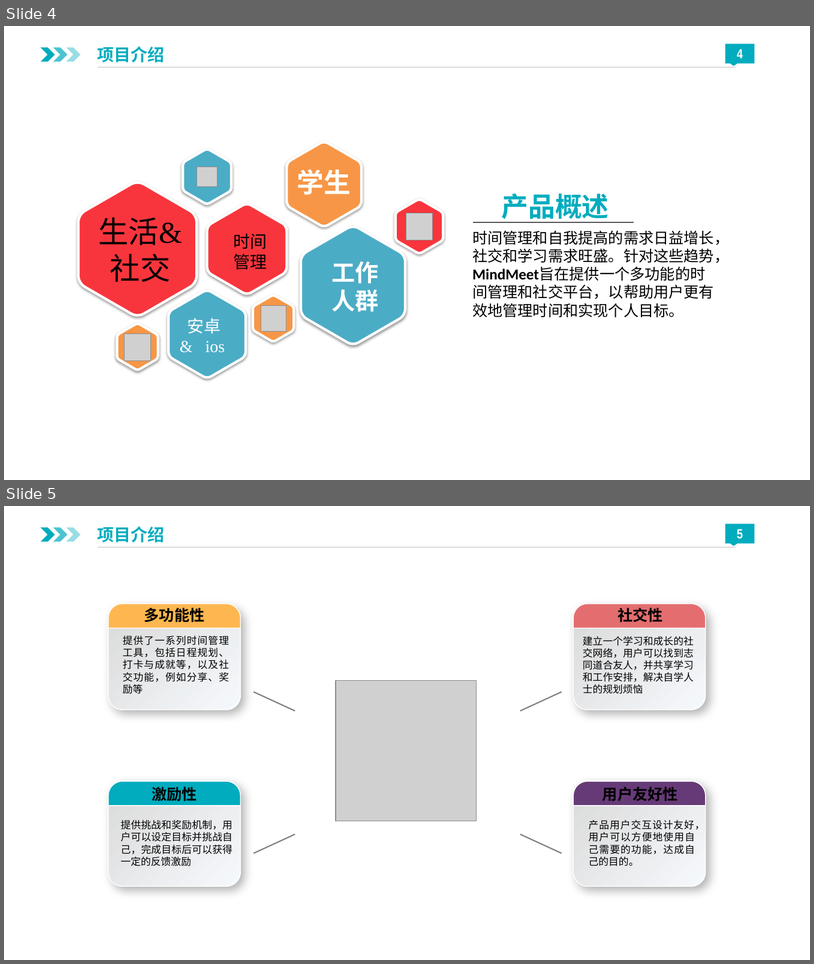
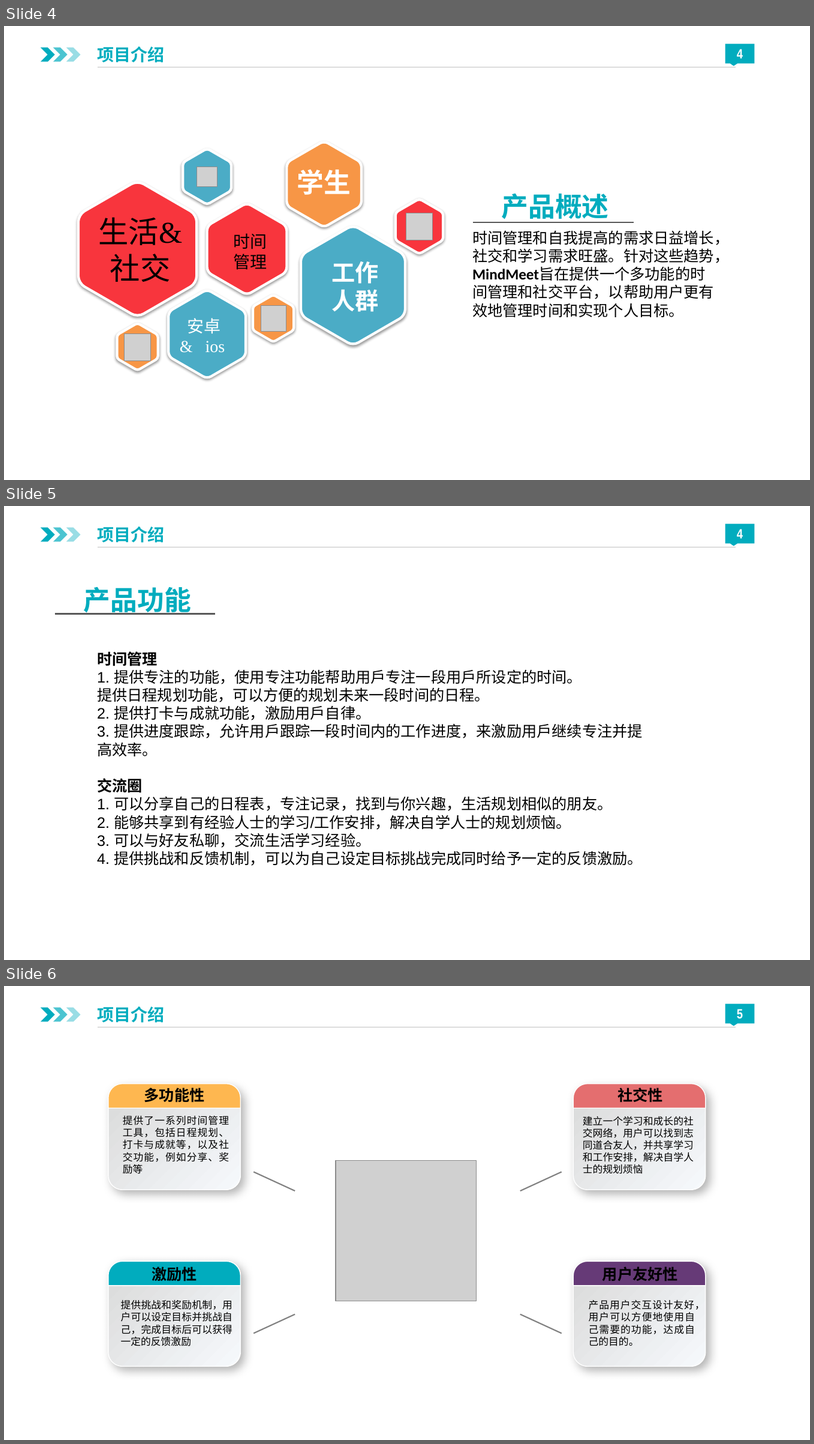
Before and after one commit to luxingzhi27/Tongji_SAD_2023_project, a slide deck: assignment2/MindMeet.pptx. Shown one above the other, each under a label of ours: slides 4 and 5 before the commit, slides 4, 5 and 6 after it. The pictures are 814x964 and 814x1444 pixels, drawn with LibreOffice and Linux fonts; fonts in the diff are those of the drawing; grey boxes stand for pictures; background and template pictures are left out. Boxes give left, top, right and bottom in pixels: in the first picture for what was removed or moved away, otherwise in the second. Text is boxed around its words. In the diff, an @@ line names an element or a change of style, - is before the commit and + after.

```diff
--- a/assignment2/MindMeet.pptx
+++ b/assignment2/MindMeet.pptx
@@ slide 5 added at (4, 506, 810, 960), background picture (left out) @@
@@ speech box added at (725, 523, 754, 543), fill #01ACBE @@
@@ chevron added at (40, 527, 55, 541), fill #01ACBE @@
@@ chevron added at (53, 527, 68, 541), fill #01ACBE at 70% opacity @@
@@ chevron added at (66, 527, 81, 541), fill #01ACBE at 40% opacity @@
@@ text added at (98, 526, 165, 543), 20 pt, text #01ACBE, bold @@
+  项目介绍
@@ text added at (737, 529, 743, 538), 16 pt, text #FFFFFF, bold @@
+4
@@ line added from (98, 547) to (735, 547), #BFBFBF 0.75 pt @@
@@ text added at (84, 587, 191, 615), 32 pt, text #01ACBE, bold @@
+产品功能
@@ line added from (55, 613) to (216, 613), #595959 1.5 pt @@
@@ text added at (97, 651, 643, 865), 18 pt, text #000000 @@
+时间管理
+1. 提供专注的功能，使用专注功能帮助用戶专注一段用戶所设定的时间。
+提供日程规划功能，可以方便的规划未来一段时间的日程。
+2. 提供打卡与成就功能，激励用戶自律。
+3. 提供进度跟踪，允许用戶跟踪一段时间内的工作进度，来激励用戶继续专注并提高效率。
+交流圈
+1. 可以分享自己的日程表，专注记录，找到与你兴趣，生活规划相似的朋友。
+2. 能够共享到有经验人士的学习/工作安排，解决自学人士的规划烦恼。
+3. 可以与好友私聊，交流生活学习经验。
+4. 提供挑战和反馈机制，可以为自己设定目标挑战完成同时给予一定的反馈激励。
@@ what was slide 5 is now slide 6 @@
```
Also in this commit, not shown: 2 slides changed.
